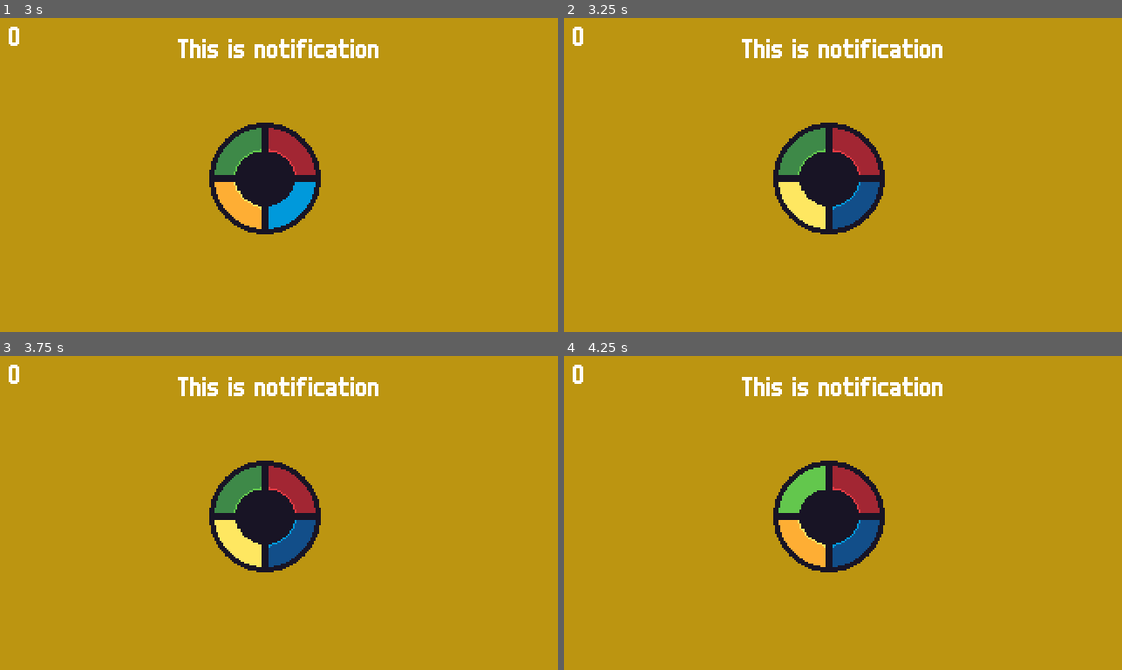
Above: before the commit, frames 1-4 (two rows, left to right).
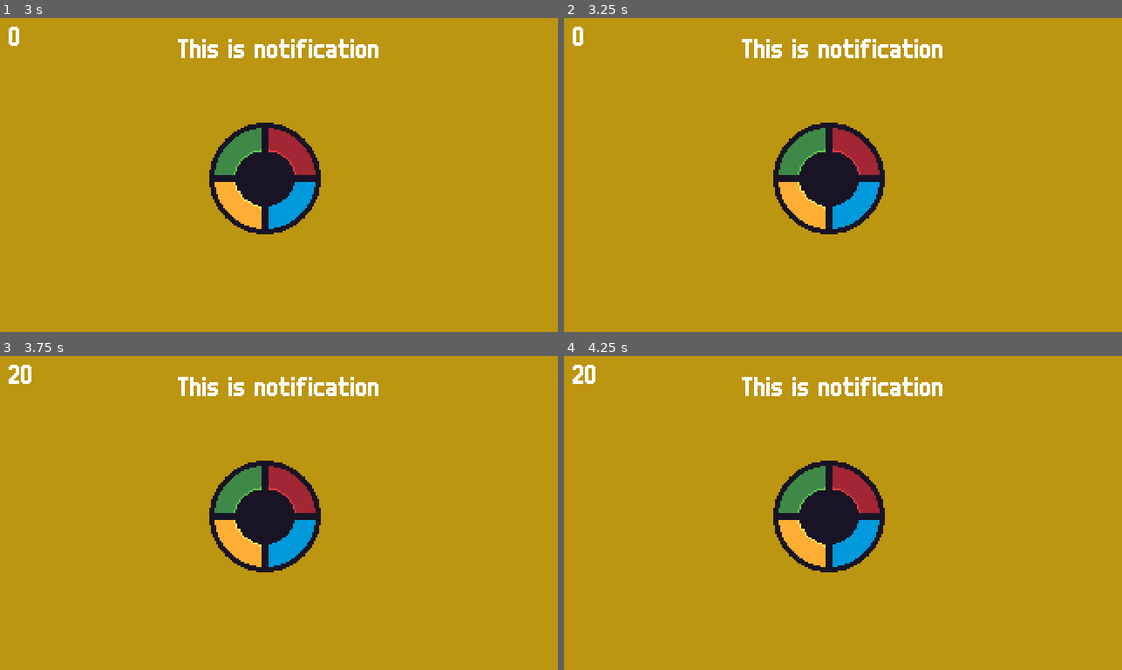
Above: after the commit, the same moments.

Repository: mikkoryynanen/Follow
Game: Godot game, scene res://Scenes/Menu.tscn
The game is run twice, just before and just after one commit, with the same random seed, the same clock (stepped at 60 frames per second) and the same inputs.
Inputs:
- Up to frame 1 (3 s): click "Start Game" at 0.5 s; tap Enter at 1.25 s; tap 1 at 1.35 s; tap 2 at 1.55, 2.1 s; tap Space at 2 s; tap 3 at 2.3, 2.85 s
- Up to frame 2 (3.25 s): tap 4 at 3.05 s
- Up to frame 3 (3.75 s): tap Enter at 3.5 s; tap 4 at 3.6 s
- Up to frame 4 (4.25 s): tap 1 at 3.8 s

Frame 1 is identical in both runs. In frame 2, 1.3% of the frame differs, in the area x 38-57%, y 52-68%; in frame 3, 1.4%, in the area x 1-57%, y 2-68%; in frame 4, 1.4%.

Commit message:
Add score

Diff:
--- a/Board/Board.gd
+++ b/Board/Board.gd
@@ -8,7 +8,8 @@
 
 enum GameState {
 	SHOW,
-	GUESS
+	GUESS,
+	END
 }
 var state = GameState.SHOW
 
@@ -49,7 +50,7 @@
 	yield(get_tree().create_timer(speed), "timeout")
 
 	print(sequences)
-	while true:
+	while state != GameState.END:
 		var sequence = sequences[current_sequence_index]
 		print("sequence : ", sequence)
 		for number in sequence:
@@ -67,6 +68,7 @@
 
 		# TOOD Show succesfull text here
 		# TODO Add to the score from here
+		Stats.emit_signal("update_score", sequence.size() + 1)
 
 		yield(get_tree().create_timer(1), "timeout")
 		current_sequence_index += 1
@@ -104,6 +106,7 @@
 			player_quesses.clear()
 		else:
 			print("player failed. Game over state")
+			state = GameState.END
 	else:
 		print("more numbers still to guess")
 
--- a/UI/UI.gd
+++ b/UI/UI.gd
@@ -2,5 +2,11 @@
 
 onready var scoreLabel: Label = $Control/ScoreLabel
 
+
 func _ready():
-	scoreLabel.text = "0"
+	set_score(0)
+
+	Stats.connect("update_score_ui", self, "set_score")
+
+func set_score(value):
+	scoreLabel.text = String(value)
--- /dev/null
+++ b/World/Stats.gd
@@ -0,0 +1,16 @@
+extends Node2D
+
+const CORRECT_SEQUENCE_BASE_SCORE = 10
+
+var current_score = 0
+
+signal update_score(value)
+signal update_score_ui(value)
+
+
+func _ready():
+	connect("update_score", self, "set_score")
+
+func set_score(numbers_count):
+	current_score += numbers_count * CORRECT_SEQUENCE_BASE_SCORE
+	emit_signal("update_score_ui", current_score)
--- /dev/null
+++ b/World/Stats.tscn
@@ -0,0 +1,6 @@
+[gd_scene load_steps=2 format=2]
+
+[ext_resource path="res://World/Stats.gd" type="Script" id=1]
+
+[node name="Stats" type="Node2D"]
+script = ExtResource( 1 )
--- a/World/World.tscn
+++ b/World/World.tscn
@@ -26,5 +26,6 @@
 
 [node name="Board" parent="." instance=ExtResource( 2 )]
 position = Vector2( 152, 92 )
+rounds = 4
 
 [node name="UI" parent="." instance=ExtResource( 3 )]
--- a/project.godot
+++ b/project.godot
@@ -12,6 +12,10 @@
 
 config/name="follow"
 run/main_scene="res://Scenes/Menu.tscn"
+
+[autoload]
+
+Stats="*res://World/Stats.tscn"
 
 [debug]
 
